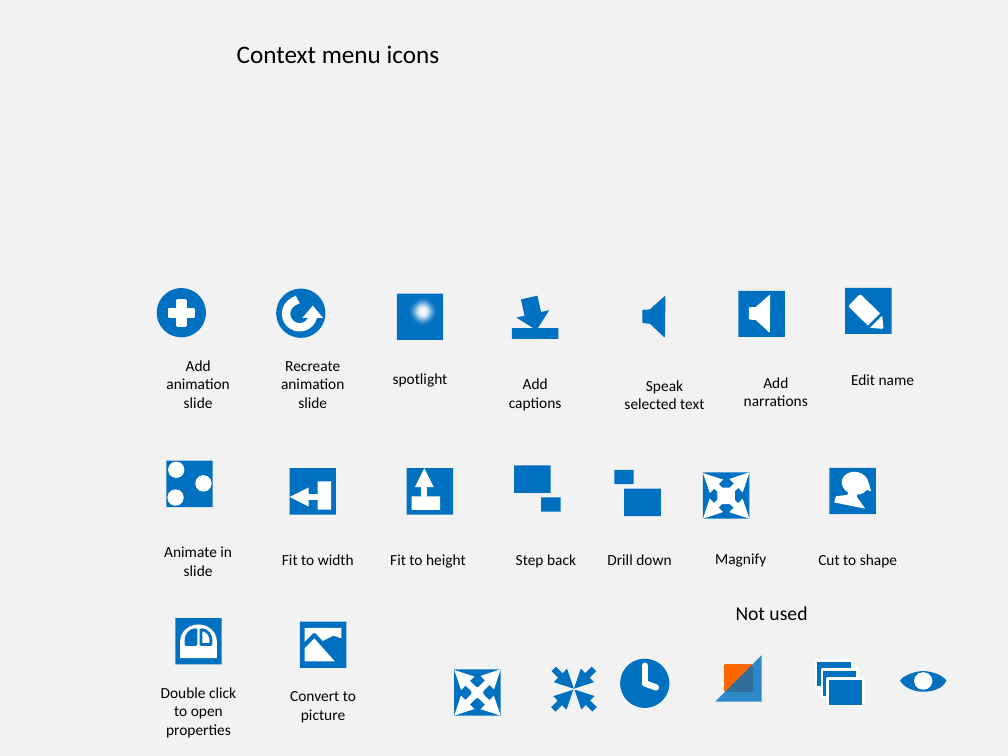
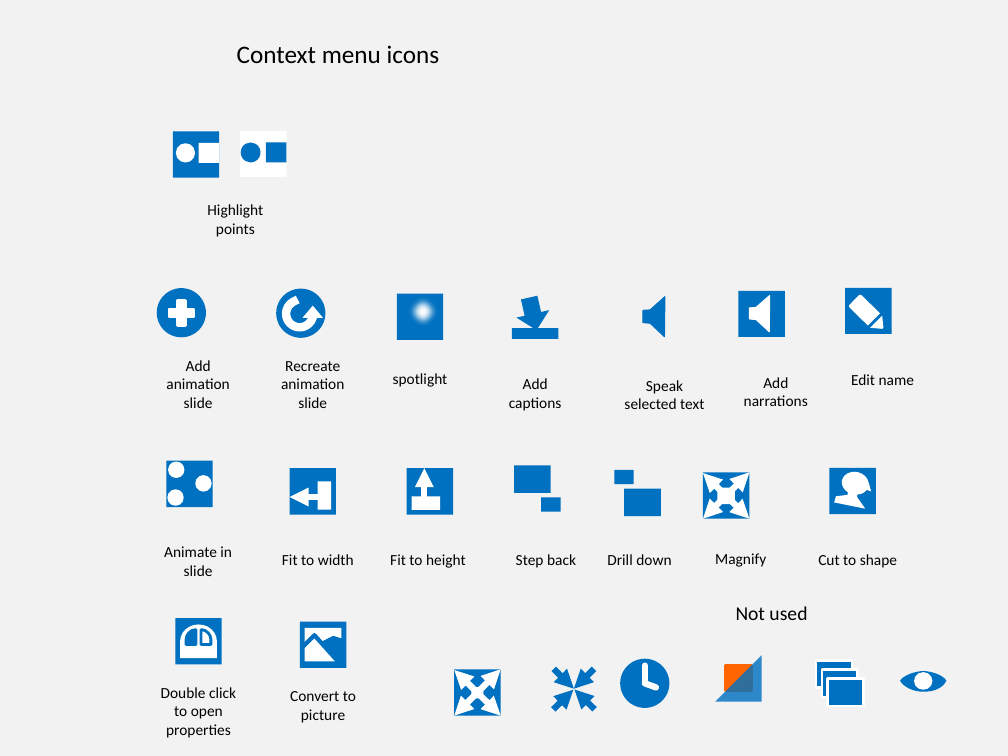
Before and after one commit to PowerPointLabs/PowerPointLabs, a slide deck: slide 2 of doc/Icons.pptx. Drawn at 1008x756 pixels with LibreOffice and Linux fonts; fonts in the diff are those of the drawing. Boxes give left, top, right and bottom in pixels: in the first picture for what was removed or moved away, otherwise in the second. Text is boxed around its words. In the diff, an @@ line names an element or a change of style, - is before the commit and + after.

Commit message:
Issue 278: Update icons for highlight bulletpoints  Update Issue 278  Status: Done

```diff
--- a/doc/Icons.pptx
+++ b/doc/Icons.pptx
@@ rectangle added at [172,131,219,177], fill #0070C0 @@
@@ ellipse added at [177,144,194,160], fill #FFFFFF, outline #FFFFFF 2 pt @@
@@ rectangle added at [199,143,219,163], fill #FFFFFF @@
@@ rectangle added at [240,131,286,177], fill #FFFFFF @@
@@ ellipse added at [241,142,261,162], fill #0070C0 @@
@@ rectangle added at [266,142,286,162], fill #0070C0 @@
@@ text added at [207,204,263,237], 11 pt, text #000000 @@
+Highlight points
```
Also in this commit, not shown: 1 other slide changed.
